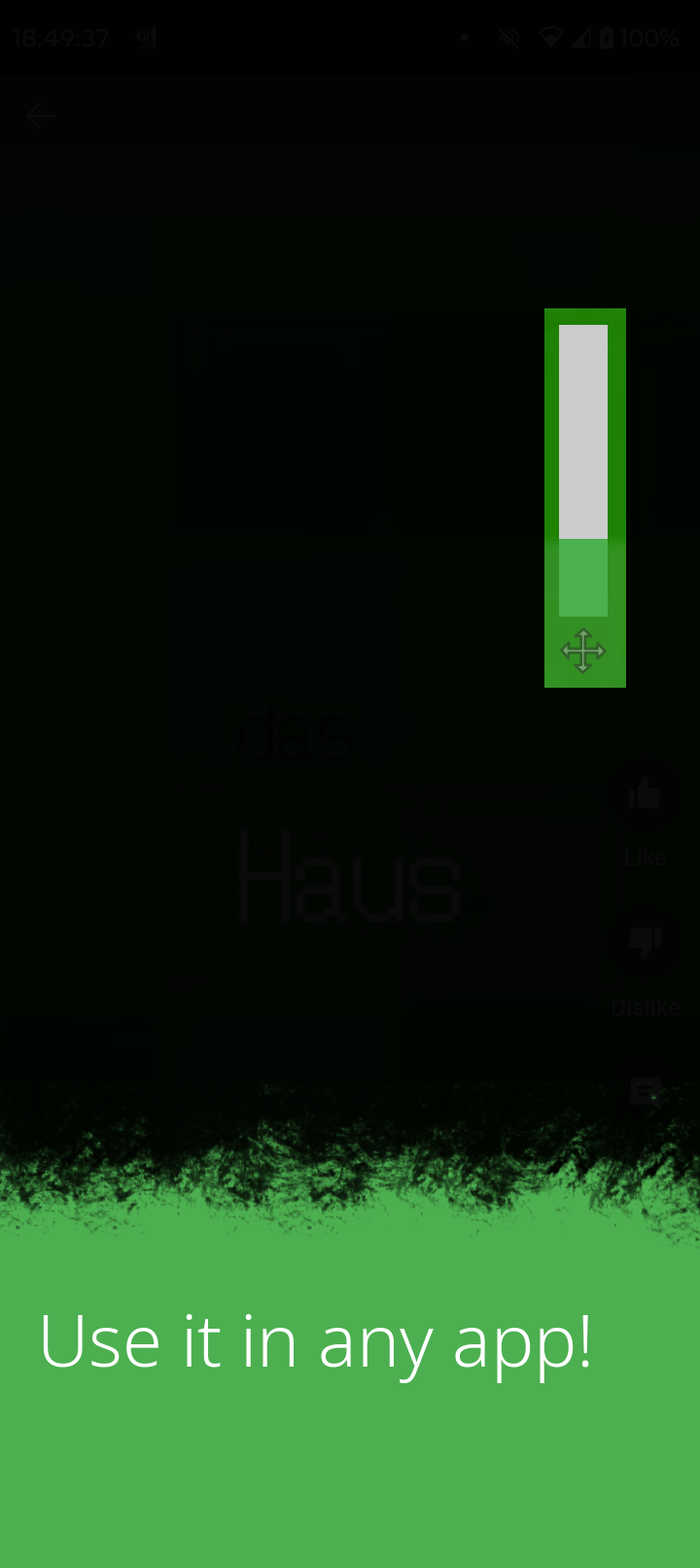
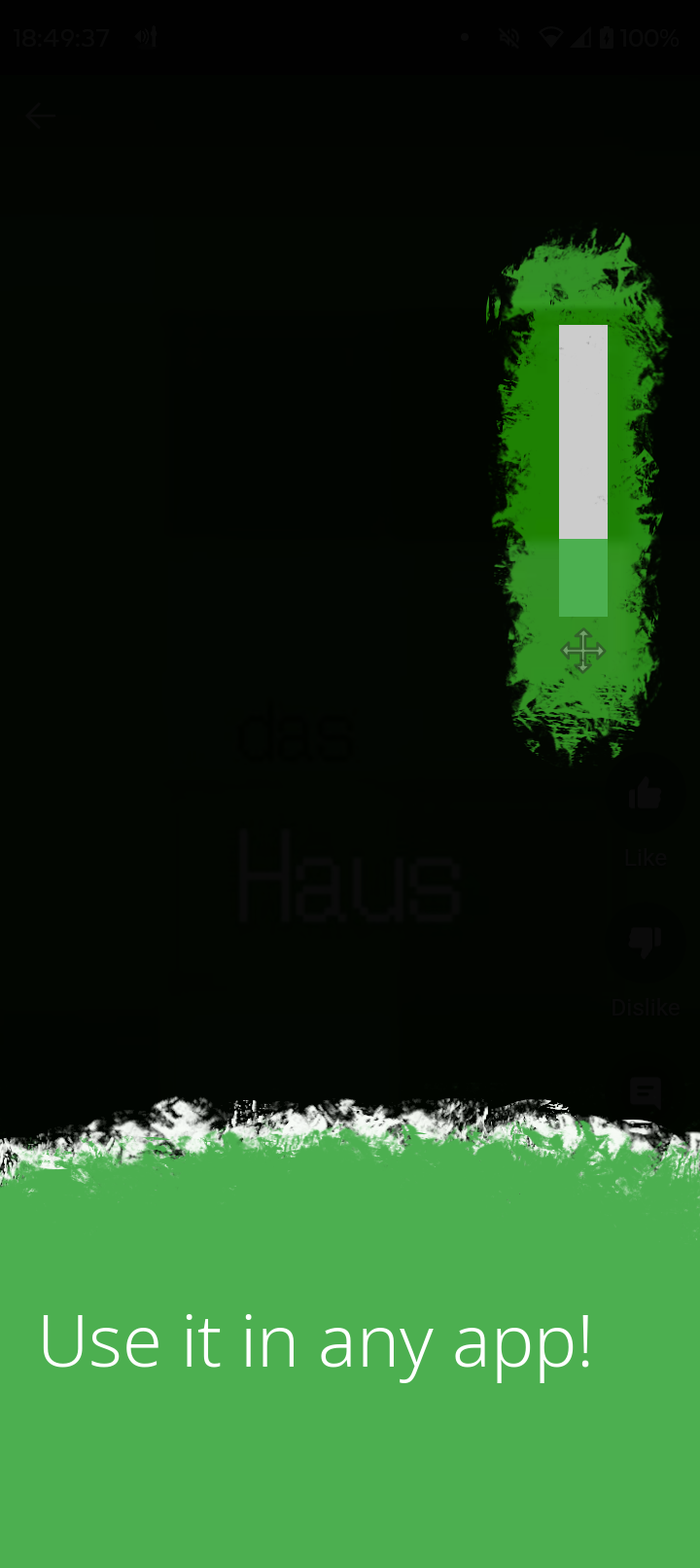
Layer changes from the first w=700, h=1568 image to the second:
removed layer "Pasted Layer" over [544, 308, 627, 688]
painted on "Layer #1" over [0, 1082, 700, 1249]
painted on "Layer" over [0, 220, 700, 1249]
